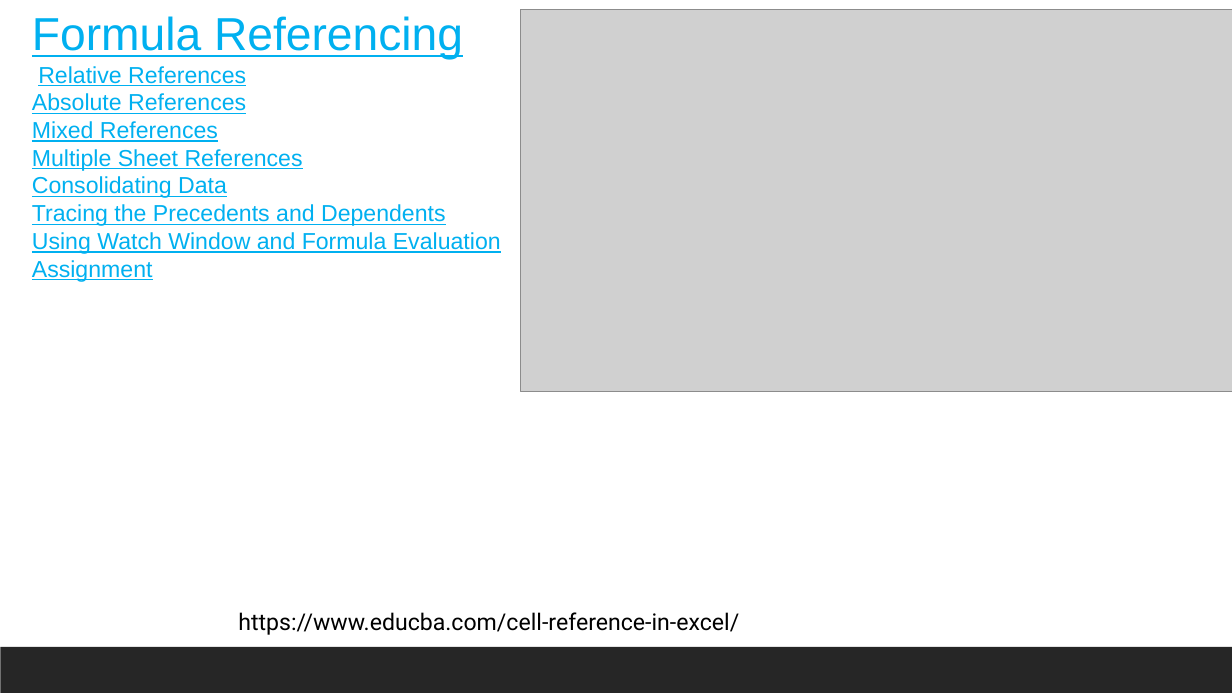
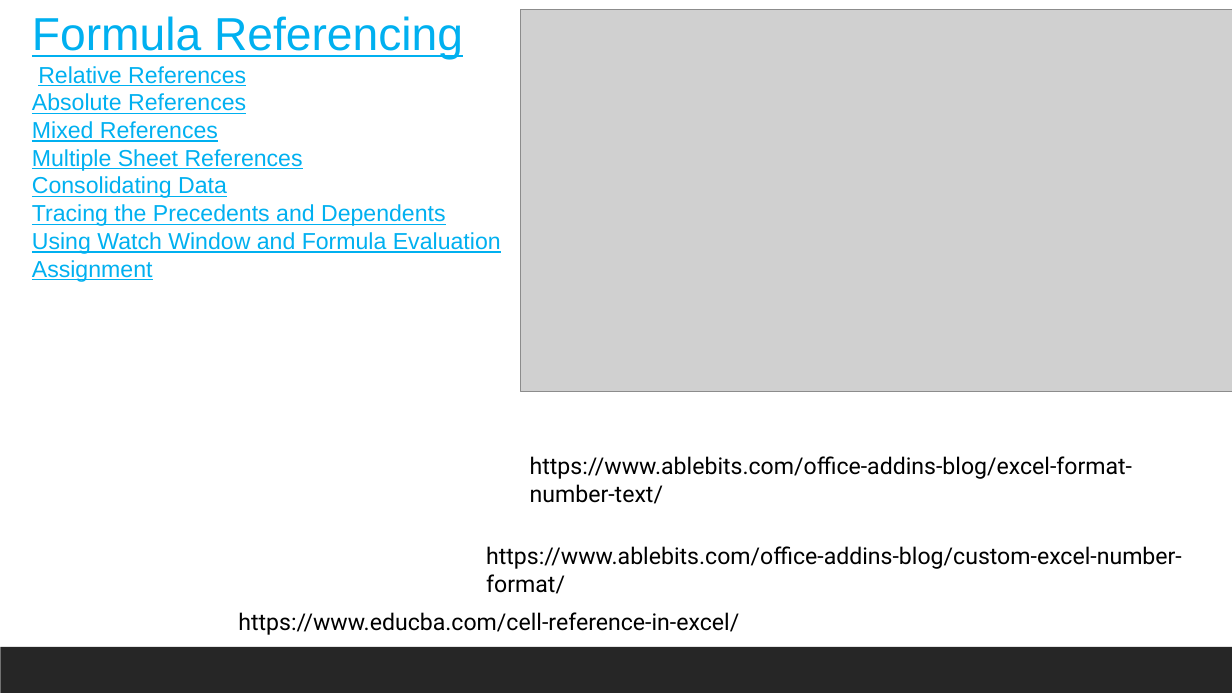
Before and after one commit to shahil04/ds_materials, a slide deck: slide 7 of excel/Excel Beg to Adv.pptx. Drawn at 1232x693 pixels with LibreOffice and Linux fonts; fonts in the diff are those of the drawing; grey boxes stand for pictures. Boxes give left, top, right and bottom in pixels: in the first picture for what was removed or moved away, otherwise in the second. Text is boxed around its words. In the diff, an @@ line names an element or a change of style, - is before the commit and + after.

```diff
--- a/excel/Excel Beg to Adv.pptx
+++ b/excel/Excel Beg to Adv.pptx
@@ text added at (530, 456, 1132, 504), 18 pt, text #000000 @@
+https://www.ablebits.com/office-addins-blog/excel-format-number-text/
@@ text added at (486, 546, 1182, 594), 18 pt, text #000000 @@
+https://www.ablebits.com/office-addins-blog/custom-excel-number-format/
```
Also in this commit, not shown: 24 other files.
